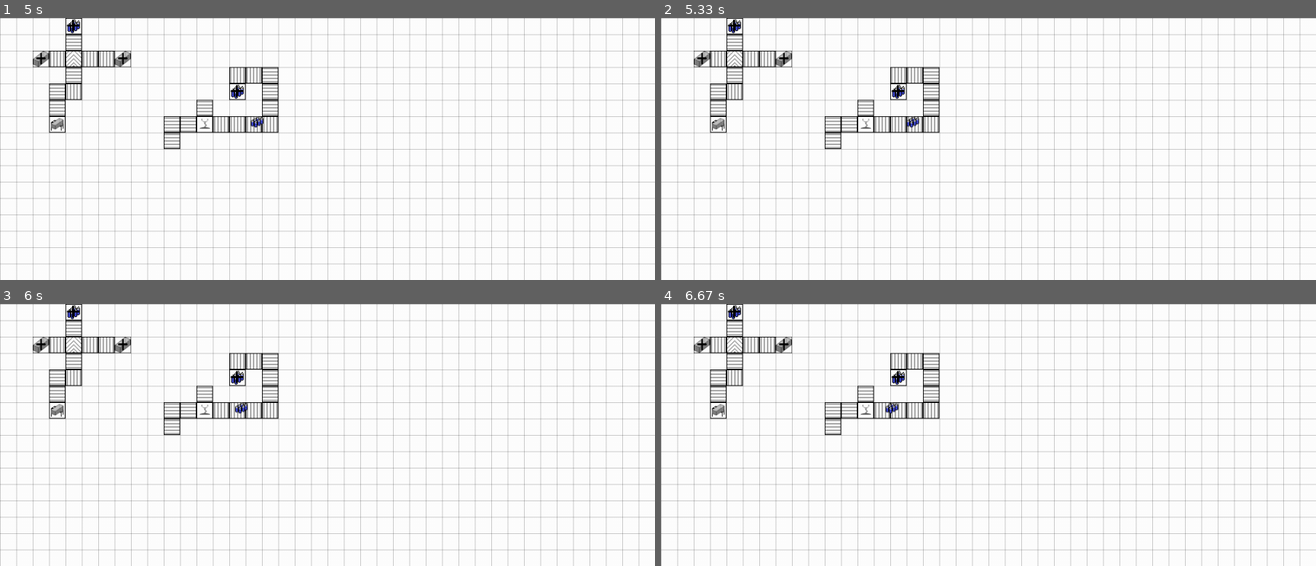
Above: before the commit, frames 1-4 (two rows, left to right).
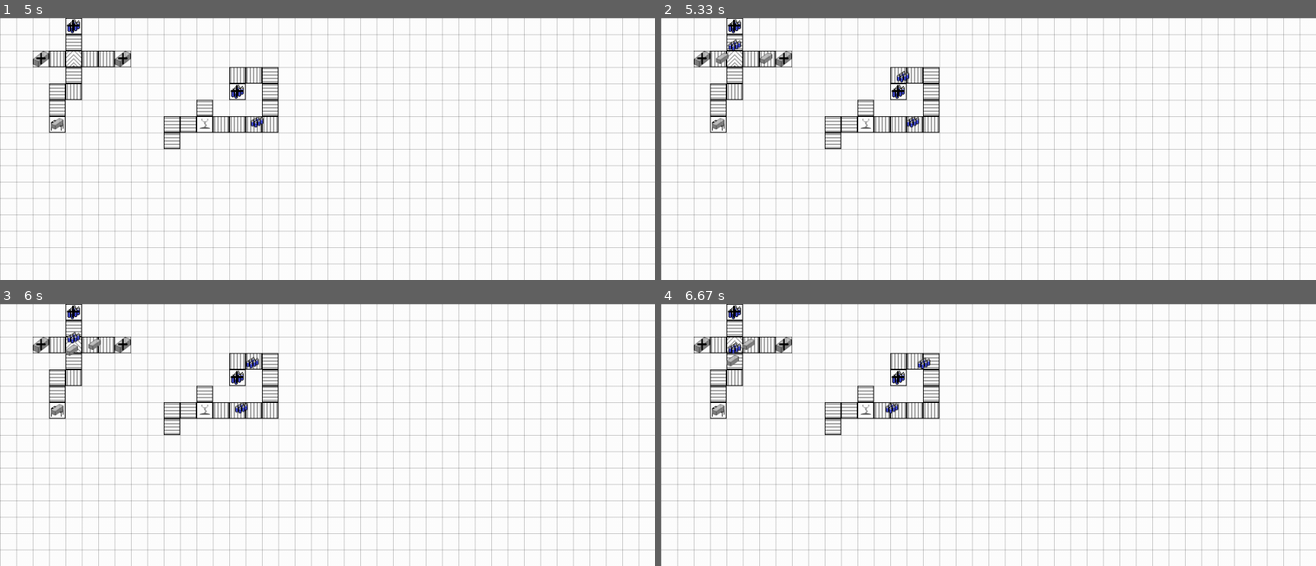
Above: after the commit, the same moments.

Repository: TobiasScheuer/PyGame-Simulations-other
Game: pygame game, started from FactorySim.py
Same seed, same stepped clock (60 frames per second), same inputs: the game is played once before the commit and once after it.
Inputs:
- Up to frame 1 (5 s): no input
- Up to frame 2 (5.33 s): no input
- Up to frame 3 (6 s): no input
- Up to frame 4 (6.67 s): no input

Frame 1 is identical in both runs. In frame 2, 0.2% of the frame differs, in the area x 8-38%, y 8-25%; in frame 3, 0.2%; in frame 4, 0.2%.

Commit message:
feat: refactored collision detection to global method to avoid crashing while spawning products

Diff:
--- a/FactorySim.py
+++ b/FactorySim.py
@@ -148,6 +148,7 @@
 		counter = 0
 		for i, logistic in enumerate(LOGISTICS):
 			coordinates = (0,0)
+			collision = False
 			if self.orientation == "horizontal":
 				if self.output_rect[0] in logistic.input_rect:	# right output
 					coordinates = (self.output_rect[0][0], self.output_rect[0][1] )
@@ -162,10 +163,17 @@
 				self.generate_ID()
 				if self.product == "boxes":
 					newProduct = Box(coordinates)
+					collision_box = pygame.Rect(coordinates, newProduct.size)
 				elif self.product == "bottles":
 					newProduct = Bottles(coordinates)
-				PRODUCTS.append(newProduct)
-				counter += 1
+					collision_box = pygame.Rect(coordinates, newProduct.size)
+				collision = check_collision(self.rect, collision_box)
+				if collision == False:
+					PRODUCTS.append(newProduct)
+					counter += 1
+				else:
+					string = str(type(self)) + " " + self.ID + " overflow!"
+					print(string)
 			if counter == 2:
 				break
 
@@ -400,8 +408,6 @@
 			self.output_rect.append(left_interface)
 			self.input_rect = [up_interface, right_interface, down_interface]
 		self.image = self.images[self.image_index]
-		print(self.output_rect)
-		print(self.input_rect)
 
 	def update(self):
 		if self.grabbed == None:
@@ -478,22 +484,18 @@
 	"""
 	doc
 	"""
-	def generate_ID(self):
-		ID = str(random.randint(1,9999))
-		while len(ID) < 4:
-			ID = "0" + ID
-		while ID in IDS.keys():
-			ID = str(random.randint(1,9999))
-			while len(ID) < 4:
-				ID = "0" + ID
-		self.ID = ID
-
 	def __init__(self, coordinates):
+		"""
+		doc
+		"""
 		self.generate_ID()
 		IDS[self.ID] = type(self)
 		self.busy = False
 
 	def update(self):
+		"""
+		doc
+		"""
 		if self.busy == False:
 			upc = 0
 			downc = 0
@@ -511,20 +513,14 @@
 						if logistic.direction == "up":
 							if upc == 0:
 								collision_box = pygame.Rect(self.rect[0], self.rect[1]-3, self.size[0], self.size[1]+3)
-								for i, product in enumerate(PRODUCTS):
-									if product.rect.colliderect(collision_box) == True and not product.rect == self.rect:
-										collision = True
-										break
+								collision = check_collision(self.rect, collision_box)
 								if collision == False:
 									self.rect = self.rect.move(0,-1)
 								upc += 1
 						elif logistic.direction == "down":
 							if downc == 0:
 								collision_box = pygame.Rect(self.rect[0], self.rect[1], self.size[0], self.size[1]+3)
-								for i, product in enumerate(PRODUCTS):
-									if product.rect.colliderect(collision_box) == True and not product.rect == self.rect:
-										collision = True
-										break
+								collision = check_collision(self.rect, collision_box)
 								if collision == False:
 									self.rect = self.rect.move(0,1)
 								downc += 1
@@ -534,20 +530,14 @@
 						if logistic.direction == "left":
 							if leftc == 0:
 								collision_box = pygame.Rect(self.rect[0]-3, self.rect[1], self.size[0]+3, self.size[1])
-								for i, product in enumerate(PRODUCTS):
-									if product.rect.colliderect(collision_box) == True and not product.rect == self.rect:
-										collision = True
-										break
+								collision = check_collision(self.rect, collision_box)
 								if collision == False:
 									self.rect = self.rect.move(-1,0)
 								leftc += 1
 						elif logistic.direction == "right":
 							if rightc == 0:
 								collision_box = pygame.Rect(self.rect[0], self.rect[1], self.size[0]+3, self.size[1])
-								for i, product in enumerate(PRODUCTS):
-									if product.rect.colliderect(collision_box) == True and not product.rect == self.rect:
-										collision = True
-										break
+								collision = check_collision(self.rect, collision_box)
 								if collision == False:
 									self.rect = self.rect.move(1,0)
 								rightc += 1
@@ -558,13 +548,28 @@
 					self.rect.update((machine.coordinates[0]+3, machine.coordinates[1]+3), self.size)
 					self.busy = True
 
+	def generate_ID(self):
+		"""
+		doc
+		"""
+		ID = str(random.randint(1,9999))
+		while len(ID) < 4:
+			ID = "0" + ID
+		while ID in IDS.keys():
+			ID = str(random.randint(1,9999))
+			while len(ID) < 4:
+				ID = "0" + ID
+		self.ID = ID
+
 class Box(Product):
 	"""
 	doc
 	"""
+	size = (19,17)
+
 	def __init__(self, coordinates):
 		super().__init__(coordinates)
-		self.size = (19,17)
+
 		self.rect = pygame.Rect((coordinates[0]+3, coordinates[1]+3), self.size)
 		tempimage = pygame.image.load("res/factory/box.png").convert_alpha()
 		self.image = pygame.transform.smoothscale(tempimage, self.size)
@@ -574,9 +579,10 @@
 	"""
 	doc
 	"""
+	size = (19,17)
+
 	def __init__(self, coordinates):
 		super().__init__(coordinates)
-		self.size = (19,17)
 		self.rect = pygame.Rect((coordinates[0]+3, coordinates[1]+3), self.size)
 		tempimage = pygame.image.load("res/factory/bottles.png").convert_alpha()
 		self.image = pygame.transform.smoothscale(tempimage, self.size)
@@ -584,6 +590,19 @@
 		self.image_boxed = pygame.transform.smoothscale(tempimage, self.size)
 
 
+def check_collision(own_rect, collision_box):
+	"""
+	method to check if a moved or spawned product would collide with another product
+	takes the collision_box ( a pygame.Rect) as input
+	and checks for rect overlap with all other products
+	returns True for a detected collision and False if not
+	"""
+	collision = False
+	for i, product in enumerate(PRODUCTS):
+		if product.rect.colliderect(collision_box) == True and not product.rect == own_rect:
+			collision = True
+			break
+	return collision
 
 def create_grid(screen):
 	"""
@@ -634,10 +653,10 @@
 	PRODUCTS.append(box1)
 	bottles1 = Bottles((350,75))
 	PRODUCTS.append(bottles1)
-	SPAWNTIMER, t = pygame.USEREVENT+1, 4000
+	SPAWNTIMER, t = pygame.USEREVENT+1, 5000
 	pygame.time.set_timer(SPAWNTIMER, t)
-	CHECKTIMER, t = pygame.USEREVENT+1, 800
-	pygame.time.set_timer(CHECKTIMER, t)
+	CHECKTIMER, t2 = pygame.USEREVENT+2, 800
+	pygame.time.set_timer(CHECKTIMER, t2)
 	caption = 'FactorySim'
 	pygame.display.set_caption(caption)
 	counter = 0
@@ -651,15 +670,16 @@
 	while 1:
 		screen.fill(BACKGROUND)
 		create_grid(screen)
+		#print(pygame.event.get())
 		for event in pygame.event.get():
 			if event.type == SPAWNTIMER:
-				for i,machine in enumerate(LOGISTICS):
-					if isinstance(machine, RobotArm):
-						machine.update()
+				for j, machine in enumerate(MACHINES):
+					machine.update()
 				#print(IDS.keys())
 			elif event.type == CHECKTIMER:
-				for i,machine in enumerate(MACHINES):
-					machine.update()
+				for i, logistic in enumerate(LOGISTICS):
+					if isinstance(logistic, RobotArm):
+						logistic.update()
 		for i,machine in enumerate(MACHINES):
 				screen.blit(machine.image, machine.rect)
 		if counter == 0:
